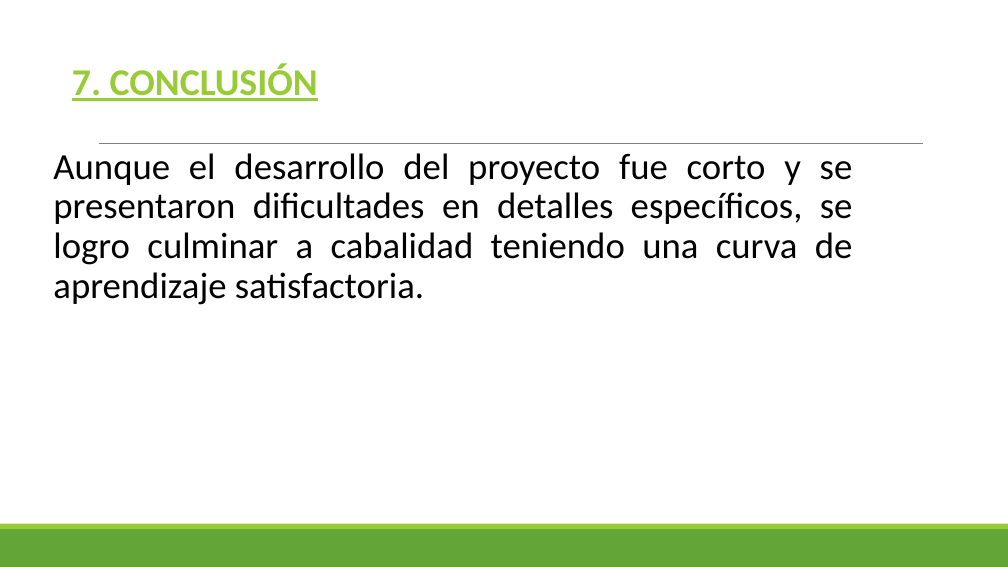
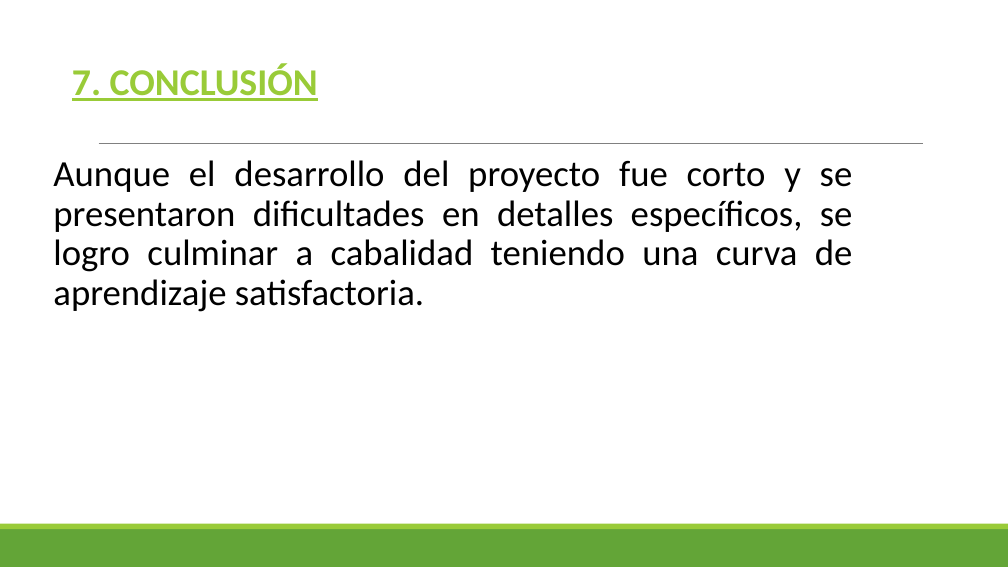
Before and after one commit to NestorRodriguez/ambulancias, a slide deck: slide 18 of PRESENTACION APP INVENTARIOS.pptx. Drawn at 1008x567 pixels with LibreOffice and Linux fonts; fonts in the diff are those of the drawing. Boxes give left, top, right and bottom in pixels: in the first picture for what was removed or moved away, otherwise in the second. Text is boxed around its words. In the diff, an @@ line names an element or a change of style, - is before the commit and + after.

```diff
--- a/PRESENTACION APP INVENTARIOS.pptx
+++ b/PRESENTACION APP INVENTARIOS.pptx
@@ text "Aunque el desarrollo del proyecto ..." moved from (x1=53, y1=153, x2=853, y2=305) to (x1=53, y1=160, x2=853, y2=312) @@
```
Also in this commit, not shown: 3 other slides changed, 7 other files.
